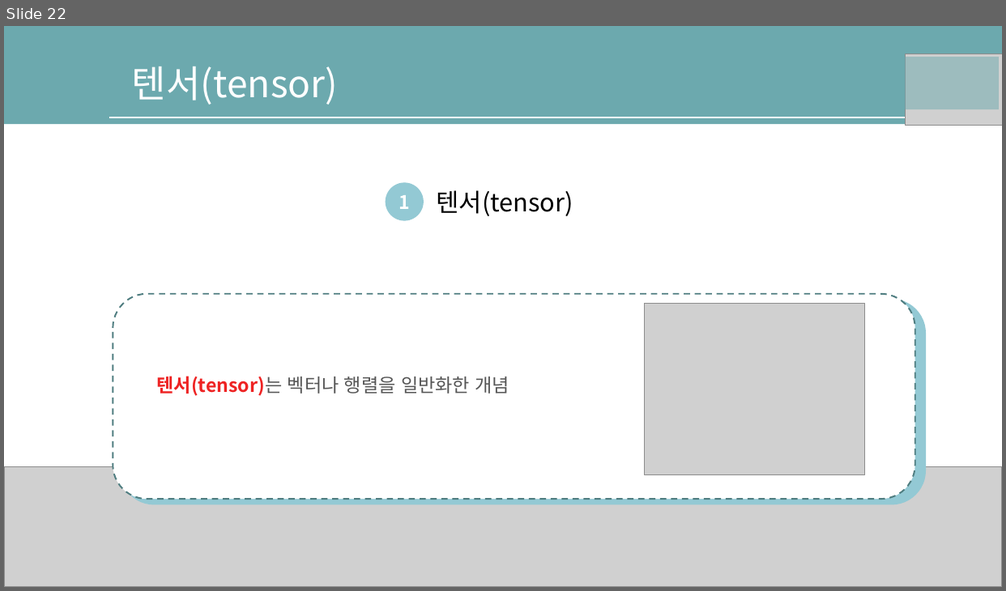
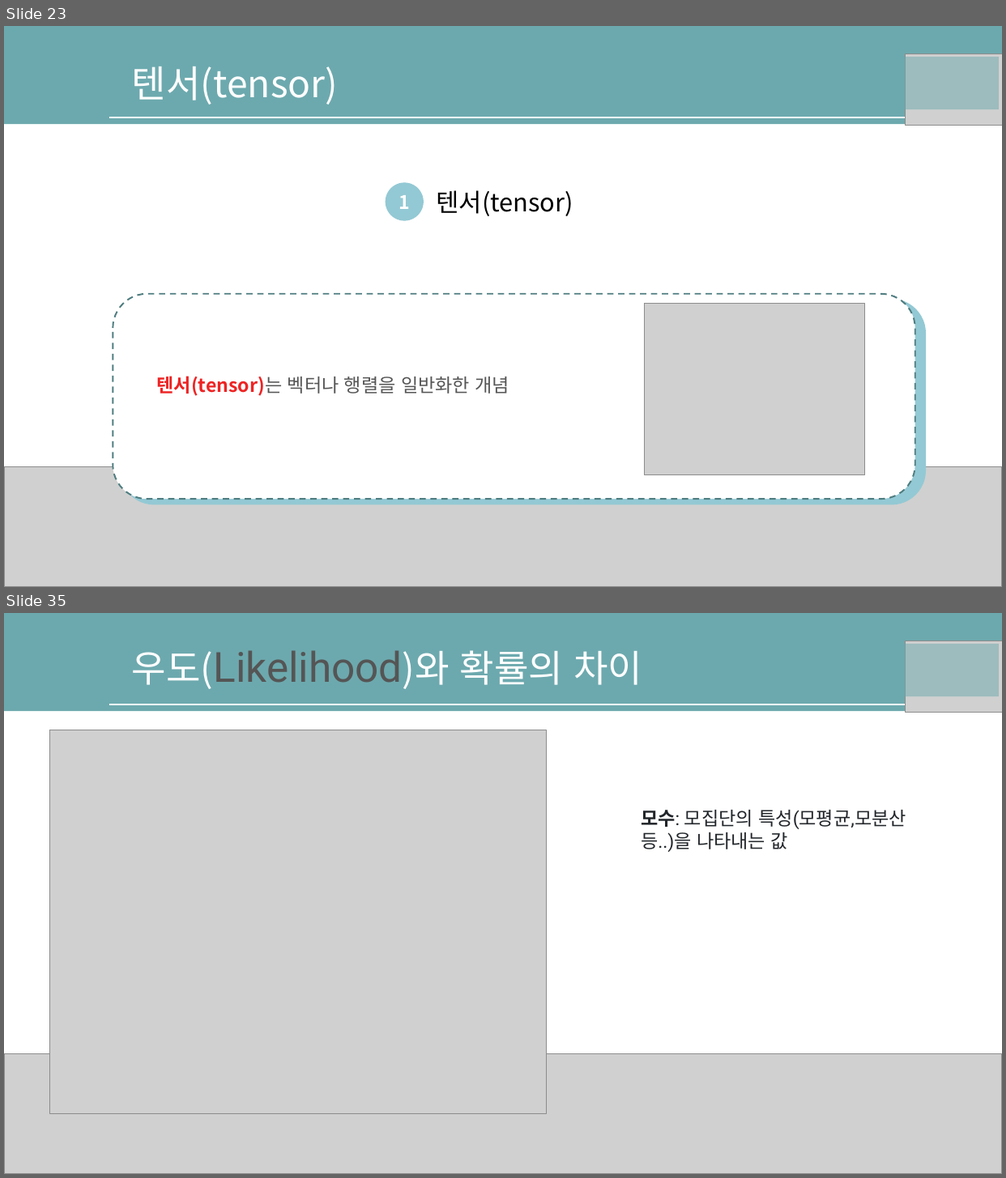
Before and after one commit to nqwrt/ai_doucument, a slide deck: AI-딥러닝을위한-수학공식.pptx. Shown one above the other, each under a label of ours: slide 22 before the commit, slides 23 and 35 after it; the slides between them are not shown. The pictures are 1006x591 and 1006x1178 pixels, drawn with LibreOffice and Linux fonts; fonts in the diff are those of the drawing; grey boxes stand for pictures; background and template pictures are left out. Boxes give left, top, right and bottom in pixels: in the first picture for what was removed or moved away, otherwise in the second. Text is boxed around its words. In the diff, an @@ line names an element or a change of style, - is before the commit and + after.

```diff
--- a/AI-딥러닝을위한-수학공식.pptx
+++ b/AI-딥러닝을위한-수학공식.pptx
@@ slide 35 added at (4, 613, 1002, 1174), background #FFFFFF; not listed: 2 template elements that a slide beside it also shows @@
@@ text added at (132, 650, 642, 689), 36 pt, text #FFFFFF @@
+우도(Likelihood)와 확률의 차이
@@ rectangle added at (902, 644, 999, 697), fill #6CA9AE at 50% opacity @@
@@ picture added at (906, 641, 1002, 712) @@
@@ picture added at (49, 730, 547, 1114) @@
@@ text added at (641, 810, 906, 852), 18 pt, text #212529 @@
+모수: 모집단의 특성(모평균,모분산 등..)을 나타내는 값
@@ picture added at (4, 1054, 1002, 1174) @@
@@ what was slide 22 is now slide 23 @@
```
Also in this commit, not shown: 20 other slides added.
